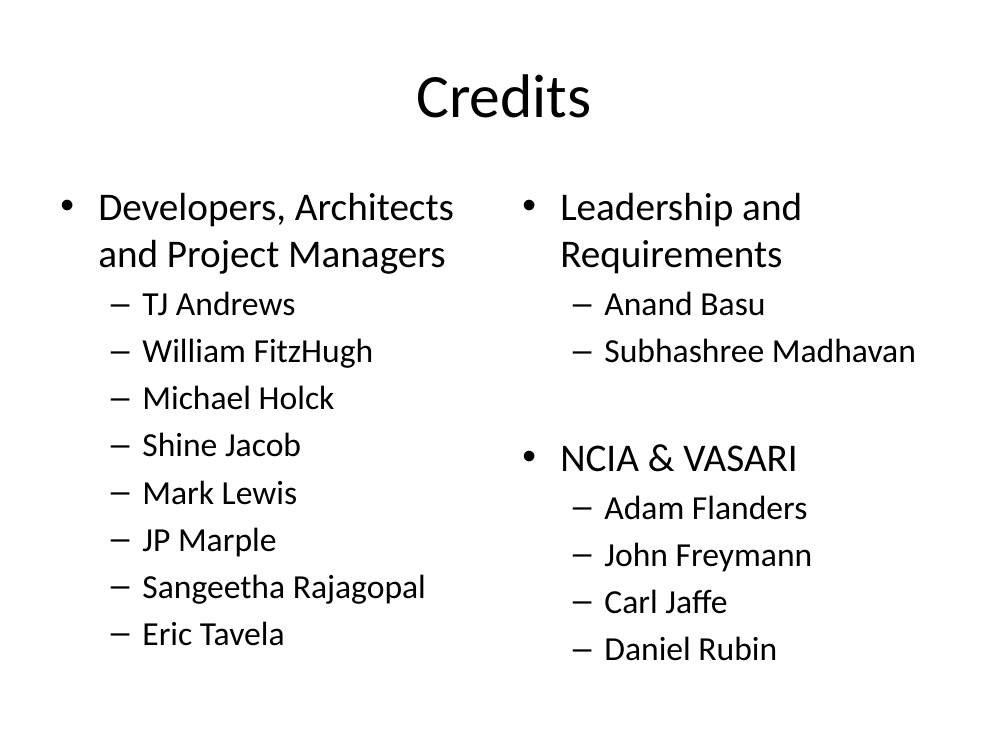
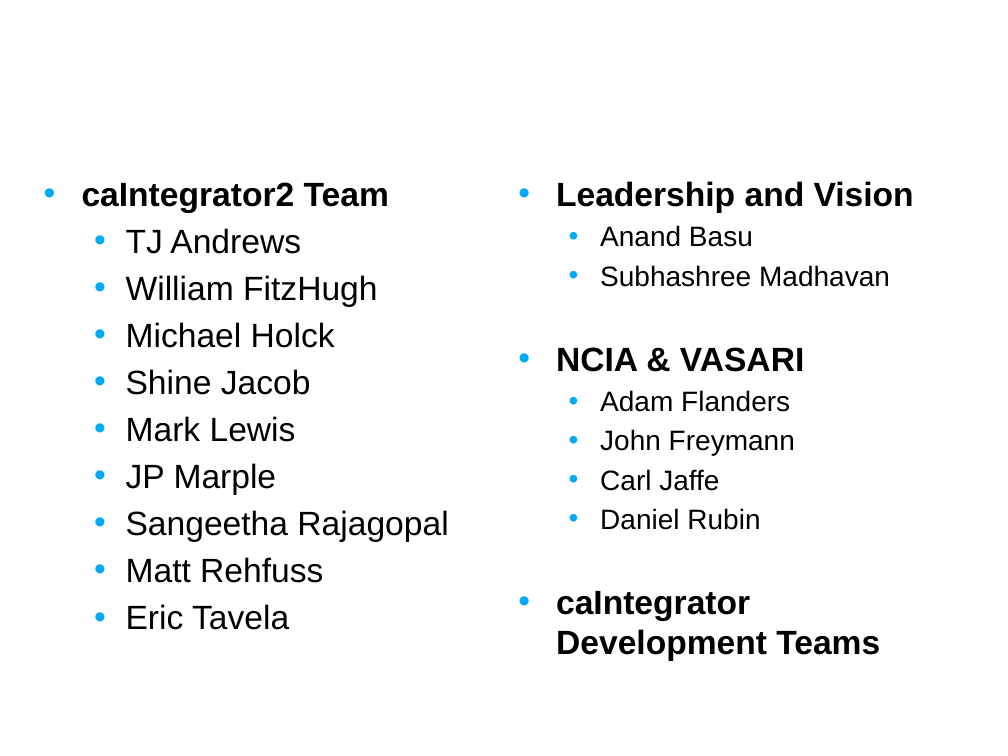
Before and after one commit to NCIP/caintegrator, a slide deck: slide 14 of docs/project_management/external_meetings/ICR Workspace Mtg Sept 2008 Slides.pptx. Drawn at 1008x756 pixels with LibreOffice and Linux fonts; fonts in the diff are those of the drawing; background and template pictures are left out. Boxes give left, top, right and bottom in pixels: in the first picture for what was removed or moved away, otherwise in the second. Text is boxed around its words. In the diff, an @@ line names an element or a change of style, - is before the commit and + after.

```diff
--- a/docs/project_management/external_meetings/ICR Workspace Mtg Sept 2008 Slides.pptx
+++ b/docs/project_management/external_meetings/ICR Workspace Mtg Sept 2008 Slides.pptx
@@ title "Credits": place and size @@
-title "Credits" at bbox=[416, 74, 591, 118]
+title "Credits" at bbox=[33, 0, 789, 118]
@@ title "Credits" at bbox=[33, 0, 789, 118]: size 44 to 24 pt, font Calibri to Arial, text colour #000000 to #FFFFFF, bold on; alignment centre to left @@
@@ text "caIntegrator2 Team": place and size @@
-text "caIntegrator2 Team" at bbox=[98, 192, 454, 646]
+text "caIntegrator2 Team" at bbox=[82, 182, 448, 630]
@@ text "Leadership and Vision": place and size @@
-text "Leadership and Vision" at bbox=[560, 192, 916, 661]
+text "Leadership and Vision" at bbox=[556, 181, 914, 661]
@@ text at bbox=[82, 182, 389, 213]: text changed; size 28 to 24 pt; font Calibri to Arial; bold on @@
-• Developers, Architects and Project Managers
+• caIntegrator2 Team
@@ text at bbox=[556, 181, 914, 213]: text changed; size 28 to 24 pt; font Calibri to Arial; bold on @@
-• Leadership and Requirements
+• Leadership and Vision
@@ text at bbox=[126, 228, 448, 630]: font Calibri to Arial in "TJ Andrews", "William FitzHugh", "Michael Holck", "Shine Jacob" and 4 more places; bullet – to • @@
@@ text at bbox=[556, 225, 890, 530]: size 24 to 20 pt in "Anand Basu", "Subhashree Madhavan", "Adam Flanders", "John Freymann" and 2 more places; font Calibri to Arial in "Anand Basu", "Subhashree Madhavan", "NCIA & VASARI", "Adam Flanders" and 3 more places; size 28 to 24 pt, bold on in "NCIA & VASARI"; bullet – to • @@
@@ text at bbox=[126, 557, 323, 583]: paragraph added @@
+  • Matt Rehfuss
@@ text at bbox=[556, 591, 880, 661]: paragraph added @@
+• caIntegrator Development Teams
```
Also in this commit, not shown: 9 other slides changed.
